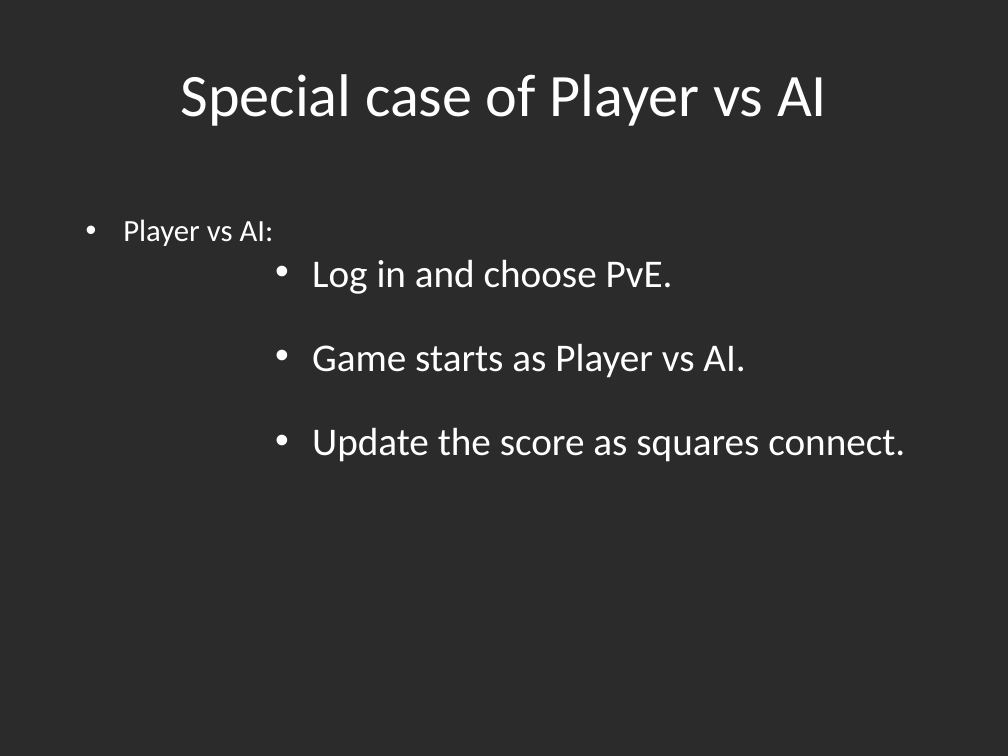
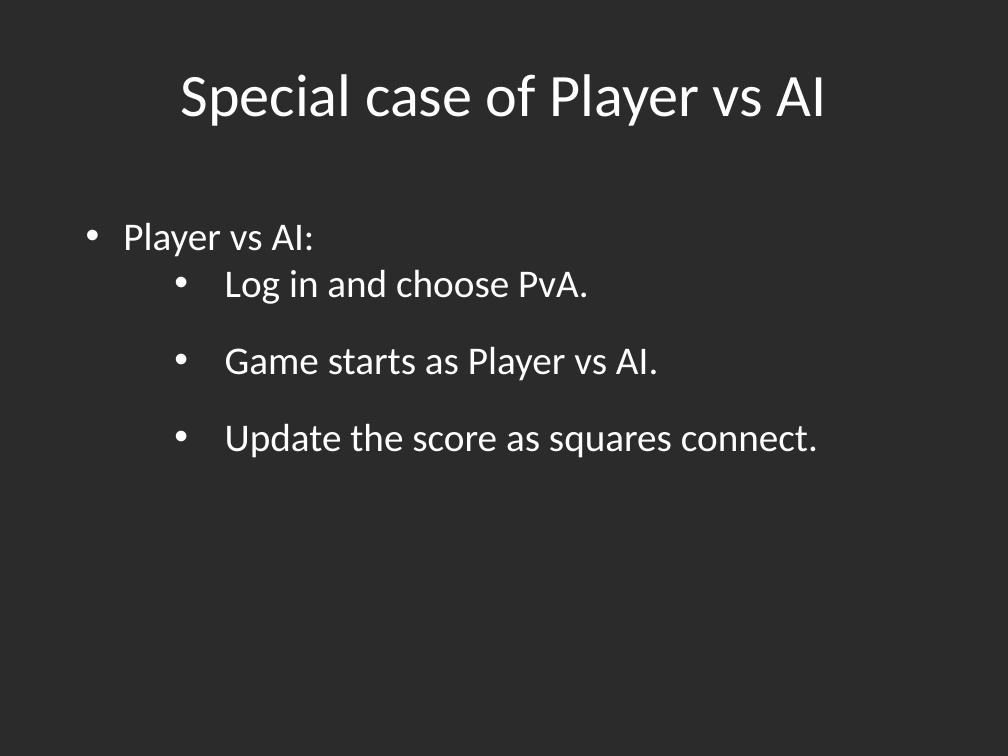
Before and after one commit to Amatarasu/A-Team, a slide deck: slide 8 of Power Point Presentation.pptx. Drawn at 1008x756 pixels with LibreOffice and Linux fonts; fonts in the diff are those of the drawing; background and template pictures are left out; a plain dark background stands for a picture behind light text. Boxes give left, top, right and bottom in pixels: in the first picture for what was removed or moved away, otherwise in the second. Text is boxed around its words. In the diff, an @@ line names an element or a change of style, - is before the commit and + after.

```diff
--- a/Power Point Presentation.pptx
+++ b/Power Point Presentation.pptx
@@ text at [123,222,818,458]: size 22 to 28 pt in "Player vs AI:"; list level 6 to 4 in "Game starts as Player vs ..."; list level 6 to 4 in "Update the score as squares ..." @@
@@ text at [225,269,589,304]: text changed @@
-          • Log in and choose PvE.
+      • Log in and choose PvA.
```
Also in this commit, not shown: 7 other slides changed, 1 other file.
